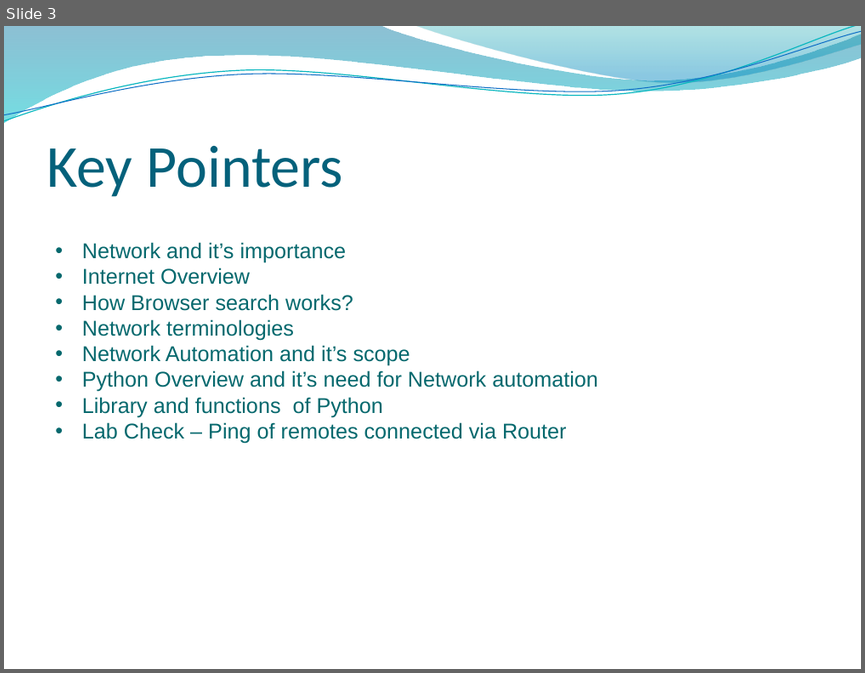
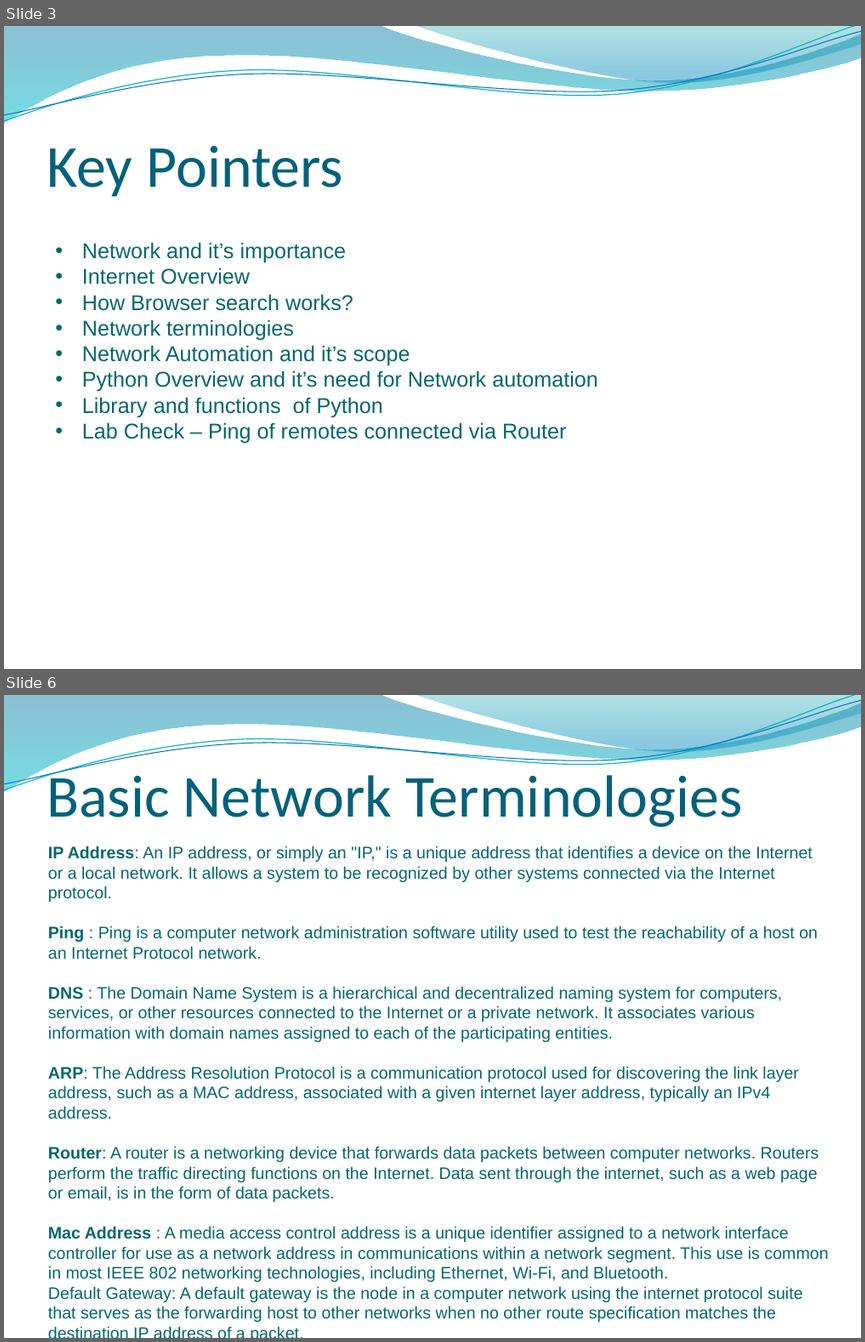
Before and after one commit to yashikadhingra/network-autimation, a slide deck: network_automation.pptx. Shown one above the other, each under a label of ours: slide 3 before the commit, slides 3 and 6 after it; the slides between them are not shown. The pictures are 865x673 and 865x1342 pixels, drawn with LibreOffice and Linux fonts; fonts in the diff are those of the drawing; background and template pictures are left out. Boxes give left, top, right and bottom in pixels: in the first picture for what was removed or moved away, otherwise in the second. Text is boxed around its words. In the diff, an @@ line names an element or a change of style, - is before the commit and + after.

```diff
--- a/network_automation.pptx
+++ b/network_automation.pptx
@@ slide 6 added at <box>4,695,861,1338</box>, background picture (left out); not listed: 4 template elements that a slide beside it also shows @@
@@ title added at <box>46,767,743,827</box>, 50 pt, text #04617B @@
+Basic Network Terminologies
@@ text added at <box>48,845,828,1321</box>, 14 pt, text #06686C @@
+IP Address: An IP address, or simply an "IP," is a unique address that identifies a device on the Internet or a local network. It allows a system to be recognized by other systems connected via the Internet protocol.
+Ping : Ping is a computer network administration software utility used to test the reachability of a host on an Internet Protocol network.
+DNS : The Domain Name System is a hierarchical and decentralized naming system for computers, services, or other resources connected to the Internet or a private network. It associates various information with domain names assigned to each of the participating entities.
+ARP: The Address Resolution Protocol is a communication protocol used for discovering the link layer address, such as a MAC address, associated with a given internet layer address, typically an IPv4 address.
+Router: A router is a networking device that forwards data packets between computer networks. Routers perform the traffic directing functions on the Internet. Data sent through the internet, such as a web page or email, is in the form of data packets.
+Mac Address : A media access control address is a unique identifier assigned to a network interface controller for use as a network address in communications within a network segment. This use is common in most IEEE 802 networking technologies, including Ethernet, Wi-Fi, and Bluetooth.
+Default Gateway: A default gateway is the node in a computer network using the internet protocol suite that serves as the forwarding host to other networks when no other route specification matches the destination IP address of a packet.
```
Also in this commit, not shown: 7 other slides added.
